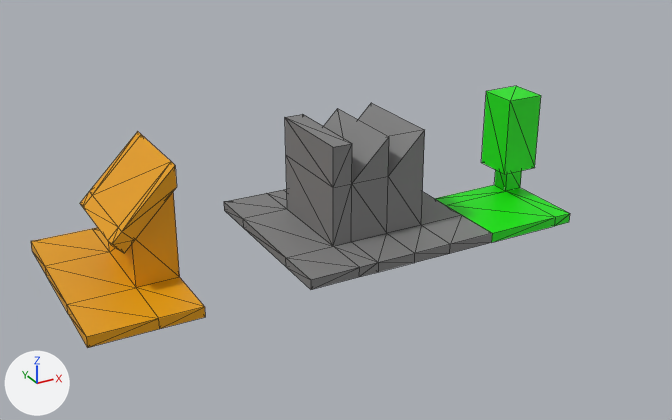
What one commit did to the COLLADA model assets/models/tree.dae.
Rendered twice from a 50 mm camera at (-0.0233, -0.0752, 0.0398) aimed at (0.0178, -0.0005, 0.0025). Arrows for +X, +Y and +Z are at lower left; the lights stay in place. Mesh edges are drawn as thin lines. Where no turn or scale is listed for an object, it has been applied to the vertices.
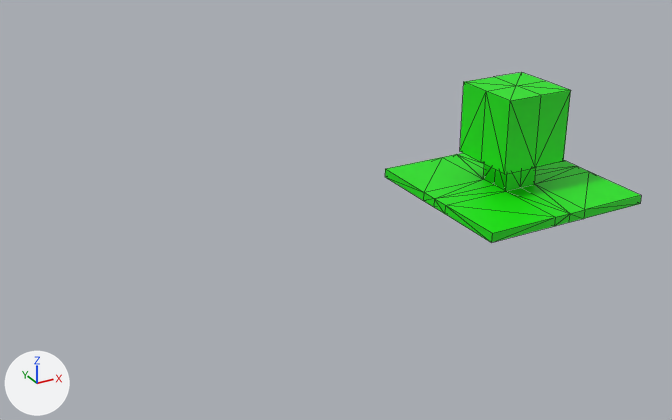
Changed parts and their boxes (x1, y1, x2, y2) in the pictures (672 x 420 px):
```json
{"object": "Cube.001", "change": "deleted", "before": [224, 103, 492, 289]}
{"object": "Cube.002", "change": "reshaped", "before": [435, 86, 570, 243], "after": [385, 72, 641, 243], "on screen": "89% wider, 9% taller"}
{"object": "Cube", "change": "deleted", "before": [31, 131, 205, 348], "on screen": "orange"}
{"part": 1, "of": "me_cube_002", "change": "added", "after": [385, 72, 641, 222], "on screen": "green"}
```

Scene script edits in JSON lines:
```json
{"block": "me_cube_002", "where": "# used by ob_cube_002; location = (0.04, 0.0, 0.0)"}
{"op": "remove", "block": "me_cube_002", "code": "me_cube_002.from_pydata(...)  # 27 vertices, 36 faces; spans x -0.01..0.0, y -0.01..0.0, z 0.0..0.012"}
{"op": "add", "block": "me_cube_002", "code": "me_cube_002.from_pydata(...)  # 74 vertices, 144 faces; spans x -0.01..0.01, y -0.01..0.01, z 0.0..0.012"}
{"block": "me_cube_002", "change": "me_cube_002 part 1"}
{"block": "me_cube_002", "change": "13 vertices are added at x 0.0..0.01, y -0.004..0.01, z 0.001..0.012"}
{"block": "me_cube_002", "change": "6 new vertices lie (0.002, 0.0, 0.0) away from vertices in x 0.0, y -0.01..0.0, z 0.0..0.004"}
{"block": "me_cube_002", "change": "9 new vertices lie (0.0, 0.002, 0.0) away from vertices in x -0.01..0.002, y -0.002..0.0, z 0.0..0.004"}
{"block": "me_cube_002", "change": "7 new vertices lie (0.008, 0.0, 0.0) away from vertices in x 0.002, y -0.01..0.002, z 0.0..0.001"}
{"block": "me_cube_002", "change": "7 new vertices lie (0.0, 0.008, 0.0) away from vertices in x -0.01..0.01, y 0.002, z 0.0..0.001"}
{"block": "me_cube_002", "change": "5 new vertices lie (0.0, 0.004, 0.0) away from vertices in x -0.004..0.004, y -0.004..0.0, z 0.004..0.012"}
{"block": "me_cube_002", "change": "108 new faces join them"}
{"op": "remove", "block": "ob_cube_001", "code": ["ob_cube_001 = bpy.data.objects.new('Cube.001', me_cube_001)", "ob_cube_001.location = (0.02, 0.0, 0.0)"]}
{"op": "remove", "block": "ob_cube", "code": ["ob_cube = bpy.data.objects.new('Cube', me_cube)", "ob_cube.location = (0.0, 0.0, 0.0)"]}
```
